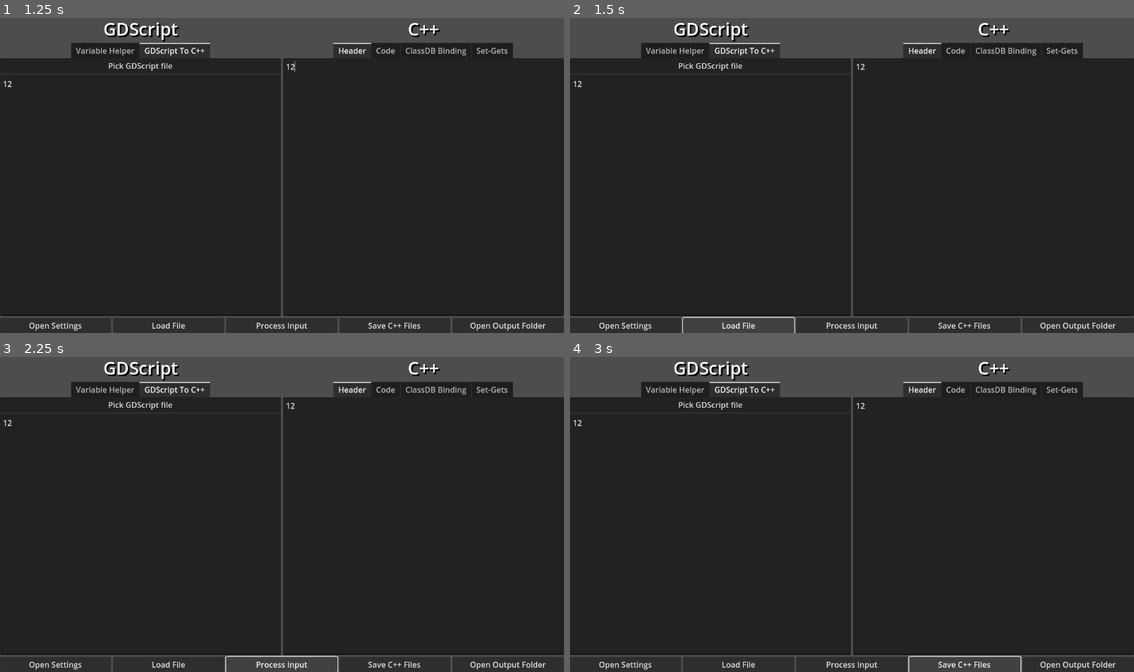
Above: before the commit, frames 1-4 (two rows, left to right).
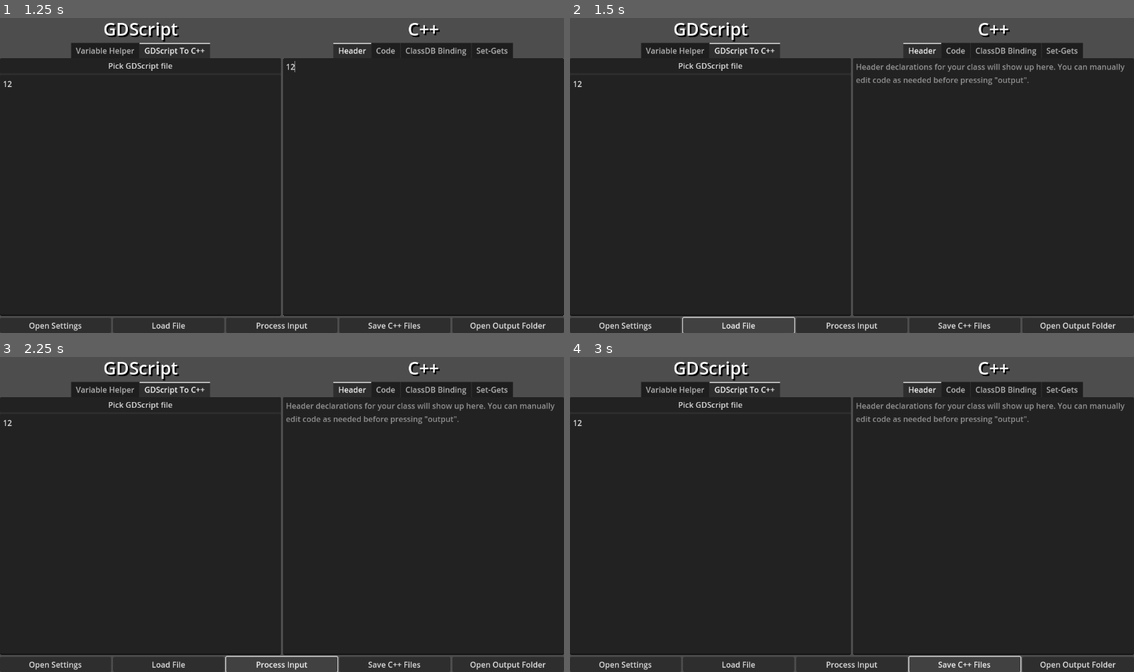
Above: after the commit, the same moments.

Repository: c08oprkiua/ModuleAssistant
Game: Godot game, scene res://scenes/gui.tscn
The game is run twice, just before and just after one commit, with the same random seed, the same clock (stepped at 60 frames per second) and the same inputs.
Inputs (mouse positions are in pixels of both pictures, inside the frame that each line leads up to):
- Up to frame 1 (1.25 s): click (141, 194) at 0.52 s; type "12" at 0.6 s; click (423, 188) at 0.75 s; type "12" at 0.83 s
- Up to frame 2 (1.5 s): click "Load File" at 1.25 s
- Up to frame 3 (2.25 s): click "Process Input" at 2 s
- Up to frame 4 (3 s): click "Save C++ Files" at 2.75 s

Frame 1 is identical in both runs. In frame 2, 0.7% of the frame differs, in the area x 50-99%, y 14-22%; in frame 3, 0.7%; in frame 4, 0.7%.

Commit message:
Fixed string duplication, added init values
* Fixed a bug that was causing the output to be duplicated several times
* Added initialized value detection
* Added some extra generated text for the class declaration

Diff:
--- a/scenes/gui.gd
+++ b/scenes/gui.gd
@@ -6,23 +6,23 @@
 const a_tab:String = "    "
 
 #Class things
-const class_declaration:String = "class {class_name_}: public {inherits}{"
+const class_declaration:String = "class {class_name}: public {inherits}{\n"
 const class_var_get:String = "    {var_type} get_{var_name}();\n"
 const class_var_set:String = "    void set_{var_name}({var_type} new_{var_name}); \n"
-
-#Variable setgets
-const var_setget_get:String = "{var_type} {class_name_}::get_{var_name}(){\n    return {var_name};\n}\n"
-const var_setget_set:String = "void {class_name_}::set_{var_name}({var_type} new_{var_name}){\n    {var_name} = new_{var_name};\n}\n"
-
-#Variable bindings
-const var_bind_get:String = "    ClassDB::bind_method(D_METHOD(\"get_{var_name}\"), &{class_name_}::get_{var_name});\n"
-const var_bind_set:String = "    ClassDB::bind_method(D_METHOD(\"set_{var_name}\", \"{var_name}\"), &{class_name_}::set_{var_name});\n"
 
 #Functions
 const func_declaration:String = "    {var_type} {func_name}({func_params});\n"
 const func_param:String = "{var_type} {var_name}"
-const func_bind_args:String = "    ClassDB::bind_method(D_METHOD(\"{function_name}\", \"{func_args}\"), &{class_name_}::{function_name});\n"
-const func_bind_no_arg:String =  "    ClassDB::bind_method(D_METHOD(\"{function_name}\"), &{class_name_}::{function_name});\n"
+const func_bind_args:String = "    ClassDB::bind_method(D_METHOD(\"{function_name}\", \"{func_args}\"), &{class_name}::{function_name});\n"
+const func_bind_no_arg:String =  "    ClassDB::bind_method(D_METHOD(\"{function_name}\"), &{class_name}::{function_name});\n"
+
+#Variable setgets
+const var_setget_get:String = "{var_type} {class_name}::get_{var_name}(){\n    return {var_name};\n}\n"
+const var_setget_set:String = "void {class_name}::set_{var_name}({var_type} new_{var_name}){\n    {var_name} = new_{var_name};\n}\n"
+
+#Variable bindings
+const var_bind_get:String = "    ClassDB::bind_method(D_METHOD(\"get_{var_name}\"), &{class_name}::get_{var_name});\n"
+const var_bind_set:String = "    ClassDB::bind_method(D_METHOD(\"set_{var_name}\", \"{var_name}\"), &{class_name}::set_{var_name});\n"
 
 const variant_enum_strings_commmon:Dictionary = {
 	"bool": "BOOL",
@@ -39,6 +39,7 @@
 	"StringName": "STRING_NAME",
 	"Vector2i": "VECTOR2I",
 
+	"PoolByteArray": "PACKED_BYTE_ARRAY",
 	"PackedByteArray": "PACKED_BYTE_ARRAY",
 	"PackedInt32Array": "PACKED_INT32_ARRAY",
 	"PackedFloat32Array": "PACKED_FLOAT32_ARRAY",
@@ -48,11 +49,10 @@
 	"StringName": "STRING",
 	"Vector2i": "VECTOR2",
 
+	"PoolByteArray": "POOL_BYTE_ARRAY",
 	"PackedByteArray": "POOL_BYTE_ARRAY",
 	"PackedInt32Array": "POOL_INT_ARRAY",
 	"PackedFloat32Array": "POOL_REAL_ARRAY",
-
-
 }
 
 @onready var cpp_header:CodeEdit = $"VBoxContainer/Main/C++Column/C++Tabs/Header"
@@ -70,43 +70,68 @@
 var input_load_context:Callable
 
 func _ready() -> void:
+	#TODO:Load settings from filesystem
 	pass
 
 func _on_load_input_pressed() -> void:
+	clear_data()
 	if not input_load_context.is_null():
 		input_load_context.call()
 
 func _on_save_output_pressed() -> void:
-	var format_dict:Dictionary = {
-		"class_name": current_class_name.to_snake_case()
-	}
+	var format_dict:Dictionary = {"class_name": current_class_name.to_snake_case()}
+	var file_io:FileAccess
+	var file_name:String
 
-	write_to_file("{class_name}.hpp".format(format_dict), cpp_header.text)
-	write_to_file("{class_name}.cpp".format(format_dict), cpp_code.text)
-	write_to_file("{class_name}_set_gets.cpp".format(format_dict), cpp_setgets.text)
-	write_to_file("{class_name}_bindings.cpp".format(format_dict), cpp_binding.text)
+	OS.request_permissions() #POV: Android support is a one-line addition
+
+	file_name = "{class_name}.hpp".format(format_dict)
+	file_io = FileAccess.open(settings.output_directory.path_join(file_name), FileAccess.WRITE)
+	if FileAccess.get_open_error() == OK and not cpp_header.text.is_empty():
+		file_io.store_string(cpp_header.text)
+	file_io.close()
+
+	file_name = "{class_name}.cpp".format(format_dict)
+	file_io = FileAccess.open(settings.output_directory.path_join(file_name), FileAccess.WRITE)
+	if FileAccess.get_open_error() == OK and not cpp_code.text.is_empty():
+		file_io.store_string(cpp_code.text)
+	file_io.close()
+
+	file_name = "{class_name}_set_gets.cpp".format(format_dict)
+	file_io = FileAccess.open(settings.output_directory.path_join(file_name), FileAccess.WRITE)
+	if FileAccess.get_open_error() == OK and not cpp_setgets.text.is_empty():
+		file_io.store_string(cpp_setgets.text)
+	file_io.close()
+
+	file_name = "{class_name}_bindings.cpp".format(format_dict)
+	file_io = FileAccess.open(settings.output_directory.path_join(file_name), FileAccess.WRITE)
+	if FileAccess.get_open_error() == OK and not cpp_binding.text.is_empty():
+		file_io.store_string(cpp_binding.text)
+	file_io.close()
 
 
 func _on_open_output_pressed() -> void:
 	OS.shell_open(settings.output_directory)
 
 func _on_process_input_pressed() -> void:
+	clear_data()
 	if not process_context.is_null():
 		process_context.call()
 
 func _on_open_settings_pressed() -> void:
 	pass # Replace with function body.
 
-func clear_data() -> void:
-	current_class_name = ""
-	process_context = Callable()
-	input_load_context = Callable()
+func clear_data(reset_globals:bool = false) -> void:
+	cpp_header.text = ""
+	cpp_code.text = ""
+	cpp_binding.text = ""
+	cpp_setgets.text = ""
 
-func write_to_file(file_name:String, data:String) -> void:
-	var file:FileAccess = FileAccess.open(settings.output_directory.path_join(file_name), FileAccess.WRITE)
-	if FileAccess.get_open_error() == OK and not data.is_empty():
-		file.store_string(data)
-		file.close()
+	if reset_globals:
+		current_class_name = ""
+
+		input_load_context = Callable()
+		process_context = Callable()
 
 func generate_version_specific_var_enums() -> void:
 	if settings.godot_3_mode:
--- a/scripts/templates/var_type.gd
+++ b/scripts/templates/var_type.gd
@@ -27,4 +27,5 @@
 var usage_bitfield:int
 
 func _init(info:Dictionary = {}) -> void:
-	var_type = info.get("type", 0)
+	num_increment += 1
+	var_type = type_string(info.get("type", 0))
--- a/scripts/variable_helper.gd
+++ b/scripts/variable_helper.gd
@@ -10,35 +10,13 @@
 	SETGET
 }
 
-class GenPreFab:
-	extends Resource
-	var file_type:FileType
-	##The file being saved to
-	var file_name:String
-	##The name of the variable
-	var var_name:String
-	##The type of the variable, eg. "int", "Node3D", etc.
-	var var_type:String
-	##The templates to be formatted and written to a file
-	var text_arr:PackedStringArray
-
-	var valuedict: Dictionary = {
-		"variable": "",
-		"class": "",
-		"defvar": "",
-		"var_enum" : ""
-	}
-	var arguments:Dictionary = {
-
-	}
-
 @onready var text_box:TextEdit = $values
 
 var root:AppRoot
 
 var default_var:String
 
-var variable_array:Array[GenPreFab] = []
+var variable_array:Array[VariableInfo] = []
 
 func _ready() -> void:
 	root = get_tree().current_scene
@@ -56,87 +34,80 @@
 		pass
 
 func generate():
+	parse_values()
+
+	root.cpp_header.text += root.class_declaration.format({"class_name": root.current_class_name, "inherits": root.class_inherits})
+	for fabs:VariableInfo in variable_array:
+		var value_dict: Dictionary = {
+			"variable": fabs.var_name,
+			"class": root.current_class_name,
+			"inherits": root.class_inherits,
+			"defvar": fabs.var_type,
+			"var_enum" : fabs.type_enum_string,
+			"init_value": fabs.init_value
+		}
+
+		var templates:PackedStringArray
+
+		#Bindings
+		templates.append("    ClassDB::bind_method(D_METHOD(\"get_{variable}\"), &{class}::get_{variable});\n")
+		templates.append("    ClassDB::bind_method(D_METHOD(\"set_{variable}\", \"{variable}\"), &{class}::set_{variable});\n\n")
+		templates.append("    ADD_PROPERTY(PropertyInfo(Variant::{var_enum}, \"{variable}\"), \"set_{variable}\", \"get_{variable}\");\n\n")
+		for each_template:String in templates:
+			root.cpp_binding.text += each_template.format(value_dict)
+		templates.clear()
+
+		#set_gets
+		templates.append("{defvar} {class}::get_{variable}(){\n    return {variable};\n}\n\n")
+		templates.append("void {class}::set_{variable}({defvar} new_{variable}){\n    {variable} = new_{variable};\n}\n\n")
+		for each_template:String in templates:
+			root.cpp_setgets.text += each_template.format(value_dict)
+		templates.clear()
+
+		#function class definition
+		if fabs.init_value:
+			templates.append("    {defvar} {variable} = {init_value};\n")
+		else:
+			templates.append("    {defvar} {variable};\n")
+		templates.append("    {defvar} get_{variable}();\n")
+		templates.append("    void set_{variable}({defvar} new_{variable}); \n\n")
+
+		for each_template:String in templates:
+			root.cpp_header.text += each_template.format(value_dict)
+		templates.clear()
+	root.cpp_header.text += "}\n\n"
+
+func parse_values():
 	variable_array.clear()
+
+	var unspaced_values:String = text_box.text.replacen(" ", "")
+
 	if default_var.is_empty():
 		default_var = "Variant"
 	if root.current_class_name.is_empty():
 		OS.alert("You haven't set a class for your variables!", "No class set")
 		return
-	parse_values()
-	for fabs in variable_array:
-		#Bindings
-		fabs.file_type = FileType.BINDING
-		fabs.text_arr.append("    ClassDB::bind_method(D_METHOD(\"get_{variable}\"), &{class}::get_{variable});\n")
-		fabs.text_arr.append("    ClassDB::bind_method(D_METHOD(\"set_{variable}\", \"{variable}\"), &{class}::set_{variable});\n\n")
-		fabs.text_arr.append("    ADD_PROPERTY(PropertyInfo(Variant::{var_enum}, \"{variable}\"), \"set_{variable}\", \"get_{variable}\");\n\n")
-		write(fabs)
-		#set_gets
-		fabs.text_arr.clear()
-		fabs.file_type = FileType.SETGET
-		fabs.text_arr.append("{defvar} {class}::get_{variable}(){\n    return {variable};\n}\n\n")
-		fabs.text_arr.append("void {class}::set_{variable}({defvar} new_{variable}){\n    {variable} = new_{variable};\n}\n\n")
-		write(fabs)
-		#function class definition
-		fabs.text_arr.clear()
-		fabs.file_type = FileType.HEADER
-		fabs.text_arr.append("    {defvar} {variable};\n")
-		fabs.text_arr.append("    {defvar} get_{variable}();\n")
-		fabs.text_arr.append("    void set_{variable}({defvar} new_{variable}); \n\n")
-		write(fabs)
 
+	var var_array:PackedStringArray = unspaced_values.split(",", false)
 
+	for variables:String in var_array:
+		var var_info:VariableInfo = VariableInfo.new()
 
+		#static type detection
+		var split:PackedStringArray = variables.split(":", false)
+		if split.size() > 1: #Variable is typed
+			var_info.var_name = split[0]
 
-func parse_values():
-	var unspaced_values:String = text_box.text.replacen(" ", "")
+			if split[1].contains("="): #init value detected
+				var subsplit:PackedStringArray = split[1].split("=")
+				var_info.var_type = subsplit[0]
+				var_info.init_value = subsplit[1]
+			else:
+				var_info.var_type = split[1]
+		else: #Variable is assumed to be untyped; use default var
+			var_info.var_name = variables
+			var_info.var_type = default_var
 
-	#cheap way to detect if any functions are being bound
-	if unspaced_values.contains("("):
-		pass
-	else: #variables only, use old parser
-		var var_array:PackedStringArray = unspaced_values.split(",", false)
+		var_info.type_enum_string = root.format_variant_enum(var_info.var_type)
 
-		for variables:String in var_array:
-			var fab:GenPreFab = GenPreFab.new()
-			var fab_2:VariableInfo = VariableInfo.new()
-			var split:PackedStringArray = variables.split(":", false)
-			if split.size() > 1: #Variable is typed, and ":" being present was not a false positive
-				fab.var_name = split[0]
-				fab_2.var_name = split[0]
-				fab.var_type = split[1]
-				fab_2.var_type = split[1]
-			else: #Variable is assumed to be untyped; use default var
-				fab.var_name = variables
-				fab_2.var_name = variables
-				fab.var_type = default_var
-				fab_2.var_type = default_var
-			variable_array.append(fab)
-
-func write(prefab:GenPreFab):
-	var code_box:CodeEdit
-	match prefab.file_type:
-		FileType.HEADER:
-			code_box = root.cpp_header
-		FileType.BINDING:
-			code_box = root.cpp_binding
-		FileType.SETGET:
-			code_box = root.cpp_setgets
-		_:
-			push_error("Huh.")
-
-	var valuedict: Dictionary = {
-		"variable": "",
-		"class": root.current_class_name,
-		"defvar": default_var,
-		"var_enum" : root.format_variant_enum(default_var)
-	}
-	for entries in variable_array:
-		if entries.var_type != default_var:
-		#Also done, just in case, because Dictionaries are weird
-			valuedict["defvar"] = entries.var_type
-			valuedict["var_enum"] = root.format_variant_enum(entries.var_type)
-
-		valuedict["class"] = root.current_class_name
-		valuedict["variable"] = entries.var_name
-		for string_templates in prefab.text_arr:
-			code_box.text += string_templates.format(valuedict)
+		variable_array.append(var_info)
